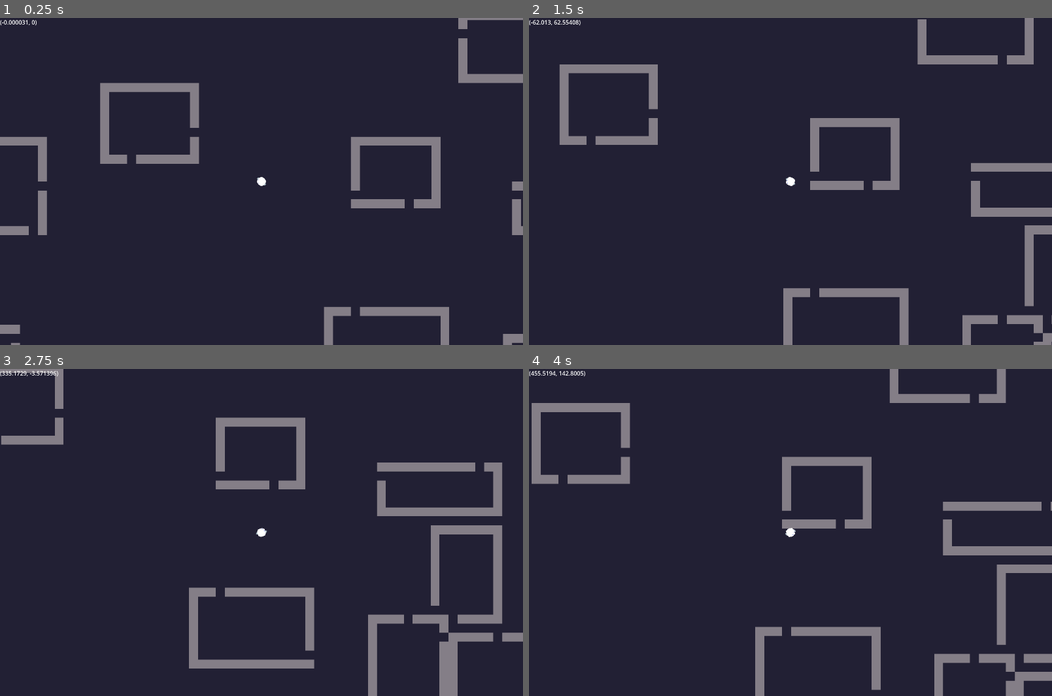
Above: before the commit, frames 1-4 (two rows, left to right).
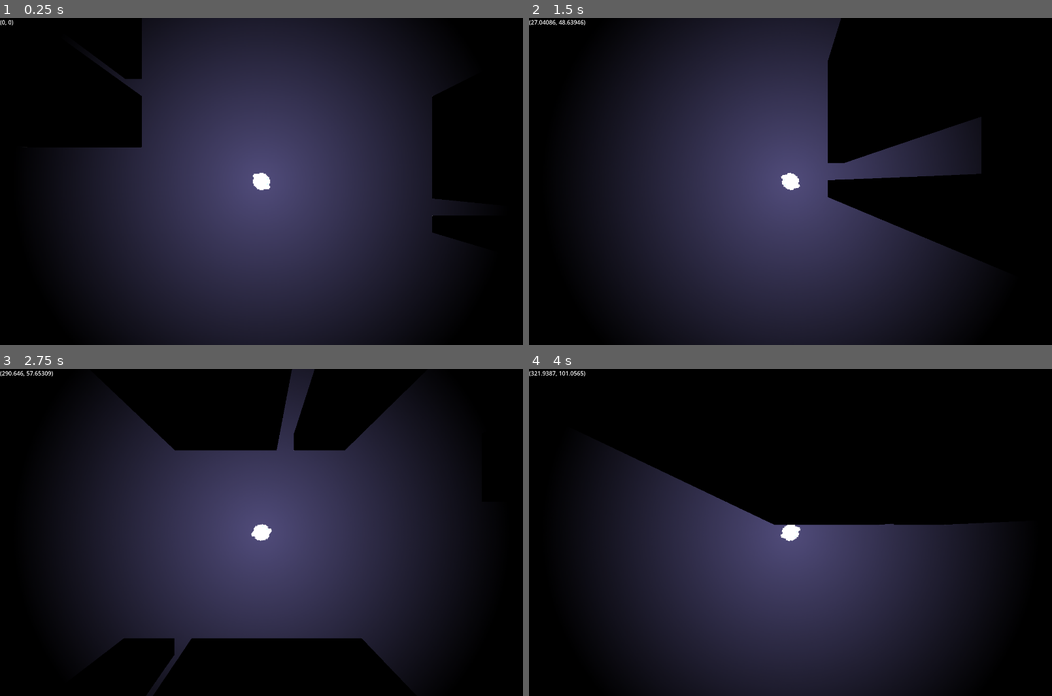
Above: after the commit, the same moments.

Repository: NomadicDaggy/procgen1
Game: Godot game, scene res://scenes/world.tscn
Same seed, same stepped clock (60 frames per second), same inputs: the game is played once before the commit and once after it.
Inputs (mouse positions are in pixels of both pictures, inside the frame that each line leads up to):
- Up to frame 1 (0.25 s): no input
- Up to frame 2 (1.5 s): tap Enter at 0.5 s; move the mouse to (905, 165) at 0.52 s; hold D (move_right) 0.53-1.28 s; move the mouse to (685, 197) at 1.27 s; hold S (move_down) from 1.28 s (still down)
- Up to frame 3 (2.75 s): move the mouse to (313, 460) at 2.02 s; release S (move_down) at 2.03 s; hold D (move_right) from 2.03 s (still down)
- Up to frame 4 (4 s): move the mouse to (764, 597) at 2.77 s; release D (move_right) at 2.78 s; hold W (move_up) 2.78-3.53 s; move the mouse to (947, 581) at 3.52 s; hold A (move_left) from 3.53 s (still down)

The runs differ from the first frame. In frame 1, 59% of the frame differs, in the area x 0-100%, y 0-100%; in frame 2, 66%; in frame 3, 73%; in frame 4, 74%.

Commit message:
add occluded lighting

Diff:
--- a/project.godot
+++ b/project.godot
@@ -14,6 +14,12 @@
 run/main_scene="res://scenes/world.tscn"
 config/features=PackedStringArray("4.2", "Forward Plus")
 config/icon="res://icon.svg"
+
+[debug]
+
+shader_language/size/initial_screen=2
+shader_language/size/initial_position=Vector2i(0, 0)
+shader_language/size/initial_position_type=2
 
 [display]
 
--- a/scenes/player.tscn
+++ b/scenes/player.tscn
@@ -1,7 +1,8 @@
-[gd_scene load_steps=7 format=3 uid="uid://cbjk1vccn32a4"]
+[gd_scene load_steps=8 format=3 uid="uid://cbjk1vccn32a4"]
 
 [ext_resource type="Script" path="res://scripts/player.gd" id="1_3qs0h"]
 [ext_resource type="Texture2D" uid="uid://cy2h8g5udhcmp" path="res://assets/player.png" id="1_83yj0"]
+[ext_resource type="Texture2D" uid="uid://rn52b3ekoi8p" path="res://assets/point_light_texture.webp" id="3_5nuo1"]
 
 [sub_resource type="AtlasTexture" id="AtlasTexture_psphk"]
 atlas = ExtResource("1_83yj0")
@@ -38,3 +39,10 @@
 
 [node name="CollisionShape2D" type="CollisionShape2D" parent="."]
 shape = SubResource("CircleShape2D_2opww")
+
+[node name="PointLight2D" type="PointLight2D" parent="."]
+energy = 2.38
+shadow_enabled = true
+shadow_filter_smooth = 3.7
+texture = ExtResource("3_5nuo1")
+texture_scale = 1.84
--- a/scenes/world.tscn
+++ b/scenes/world.tscn
@@ -1,8 +1,11 @@
-[gd_scene load_steps=7 format=3 uid="uid://bg8vu4vo2pjsk"]
+[gd_scene load_steps=8 format=3 uid="uid://bg8vu4vo2pjsk"]
 
 [ext_resource type="Texture2D" uid="uid://x6fee8su30kj" path="res://assets/ts1.png" id="1_5lnke"]
 [ext_resource type="Script" path="res://scripts/map.gd" id="2_6xld6"]
 [ext_resource type="PackedScene" uid="uid://cbjk1vccn32a4" path="res://scenes/player.tscn" id="3_m2xfy"]
+
+[sub_resource type="OccluderPolygon2D" id="OccluderPolygon2D_t4wgn"]
+polygon = PackedVector2Array(-8, -8, 8, -8, 8, 8, -8, 8)
 
 [sub_resource type="TileSetAtlasSource" id="TileSetAtlasSource_mpvrb"]
 texture = ExtResource("1_5lnke")
@@ -13,6 +16,7 @@
 1:0/0/physics_layer_0/linear_velocity = Vector2(0, 0)
 1:0/0/physics_layer_0/angular_velocity = 0.0
 2:0/0 = 0
+2:0/0/occlusion_layer_0/polygon = SubResource("OccluderPolygon2D_t4wgn")
 2:0/0/physics_layer_0/linear_velocity = Vector2(0, 0)
 2:0/0/physics_layer_0/angular_velocity = 0.0
 2:0/0/physics_layer_0/polygon_0/points = PackedVector2Array(-8, -8, 8, -8, 8, 8, -8, 8)
@@ -48,6 +52,7 @@
 0:3/0/physics_layer_0/angular_velocity = 0.0
 
 [sub_resource type="TileSet" id="TileSet_glrd7"]
+occlusion_layer_0/light_mask = 1
 physics_layer_0/collision_layer = 1
 sources/0 = SubResource("TileSetAtlasSource_mpvrb")
 
@@ -77,7 +82,7 @@
 z_index = 1000
 
 [node name="Camera2D" type="Camera2D" parent="Player"]
-zoom = Vector2(1.54, 1.54)
+zoom = Vector2(2.94, 2.94)
 position_smoothing_speed = 1e+06
 rotation_smoothing_speed = 2.0
 
@@ -86,3 +91,6 @@
 [node name="Debug" type="Label" parent="CanvasLayer"]
 offset_right = 40.0
 offset_bottom = 23.0
+
+[node name="CanvasModulate" type="CanvasModulate" parent="."]
+color = Color(0, 0, 0, 1)
Binary file added: assets/point_light_texture.webp
Not shown, added: assets/point_light_texture.webp.import
